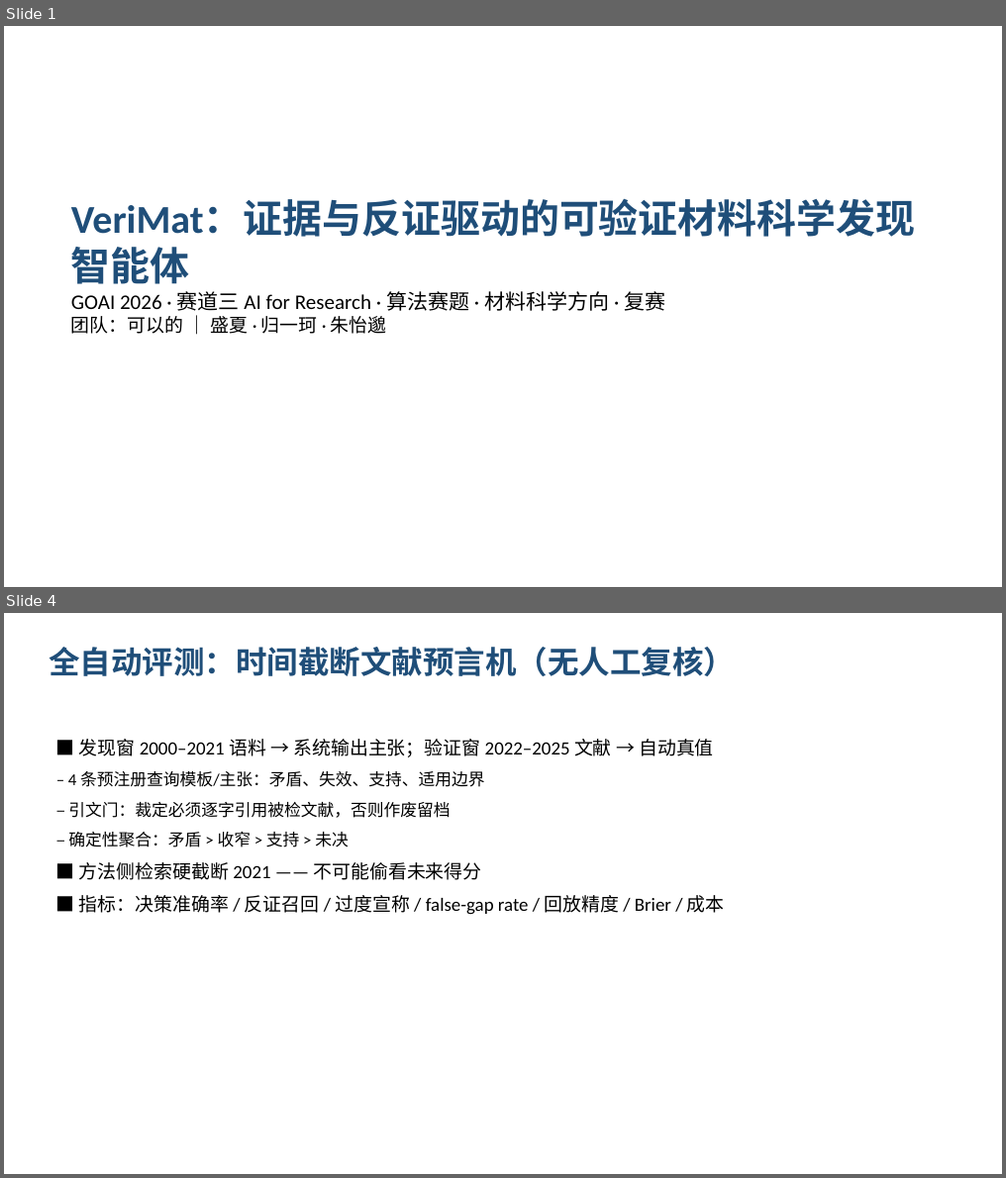
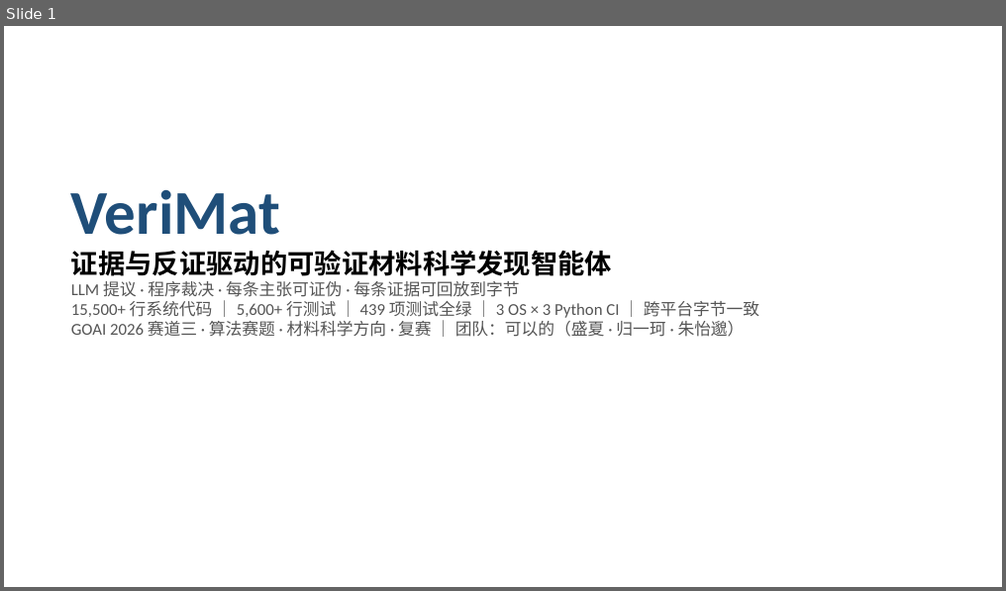
Before and after one commit to taiwanhuachenyu/VeriMat, a slide deck: submission/AI4R_MAT_可以的_VeriMat_复赛PPT.pptx. Shown one above the other, each under a label of ours: slides 1 and 4 before the commit, slide 1 after it; the slides between them are not shown. The pictures are 1006x1178 and 1006x591 pixels, drawn with LibreOffice and Linux fonts; fonts in the diff are those of the drawing. Boxes give left, top, right and bottom in pixels: in the first picture for what was removed or moved away, otherwise in the second. Text is boxed around its words. In the diff, an @@ line names an element or a change of style, - is before the commit and + after.

```diff
--- a/submission/AI4R_MAT_可以的_VeriMat_复赛PPT.pptx
+++ b/submission/AI4R_MAT_可以的_VeriMat_复赛PPT.pptx
@@ slide 4 removed at [4,613,1002,1174], background #FFFFFF @@
@@ text removed at [49,647,735,676] @@
-全自动评测：时间截断文献预言机（无人工复核）
@@ text removed at [68,739,725,915] @@
-■ 发现窗 2000–2021 语料 → 系统输出主张；验证窗 2022–2025 文献 → 自动真值
-– 4 条预注册查询模板/主张：矛盾、失效、支持、适用边界
-– 引文门：裁定必须逐字引用被检文献，否则作废留档
-– 确定性聚合：矛盾 > 收窄 > 支持 > 未决
-■ 方法侧检索硬截断 2021 —— 不可能偷看未来得分
-■ 指标：决策准确率 / 反证召回 / 过度宣称 / false-gap rate / 回放精度 / Brier / 成本
@@ slide 1 changed as well @@
@@ text at [71,190,759,337]: text changed; size 20 to 16 pt; text colour #000000 to #555555 @@
-VeriMat：证据与反证驱动的可验证材料科学发现智能体
-GOAI 2026 · 赛道三 AI for Research · 算法赛题 · 材料科学方向 · 复赛
-团队：可以的 ｜ 盛夏 · 归一珂 · 朱怡邈
+VeriMat
+证据与反证驱动的可验证材料科学发现智能体
+LLM 提议 · 程序裁决 · 每条主张可证伪 · 每条证据可回放到字节
+15,500+ 行系统代码 ｜ 5,600+ 行测试 ｜ 439 项测试全绿 ｜ 3 OS × 3 Python CI ｜ 跨平台字节一致
+GOAI 2026 赛道三 · 算法赛题 · 材料科学方向 · 复赛 ｜ 团队：可以的（盛夏 · 归一珂 · 朱怡邈）
```
Also in this commit, not shown: 1 other slide changed, 11 slides added, 8 other slides removed, 2 other files.
